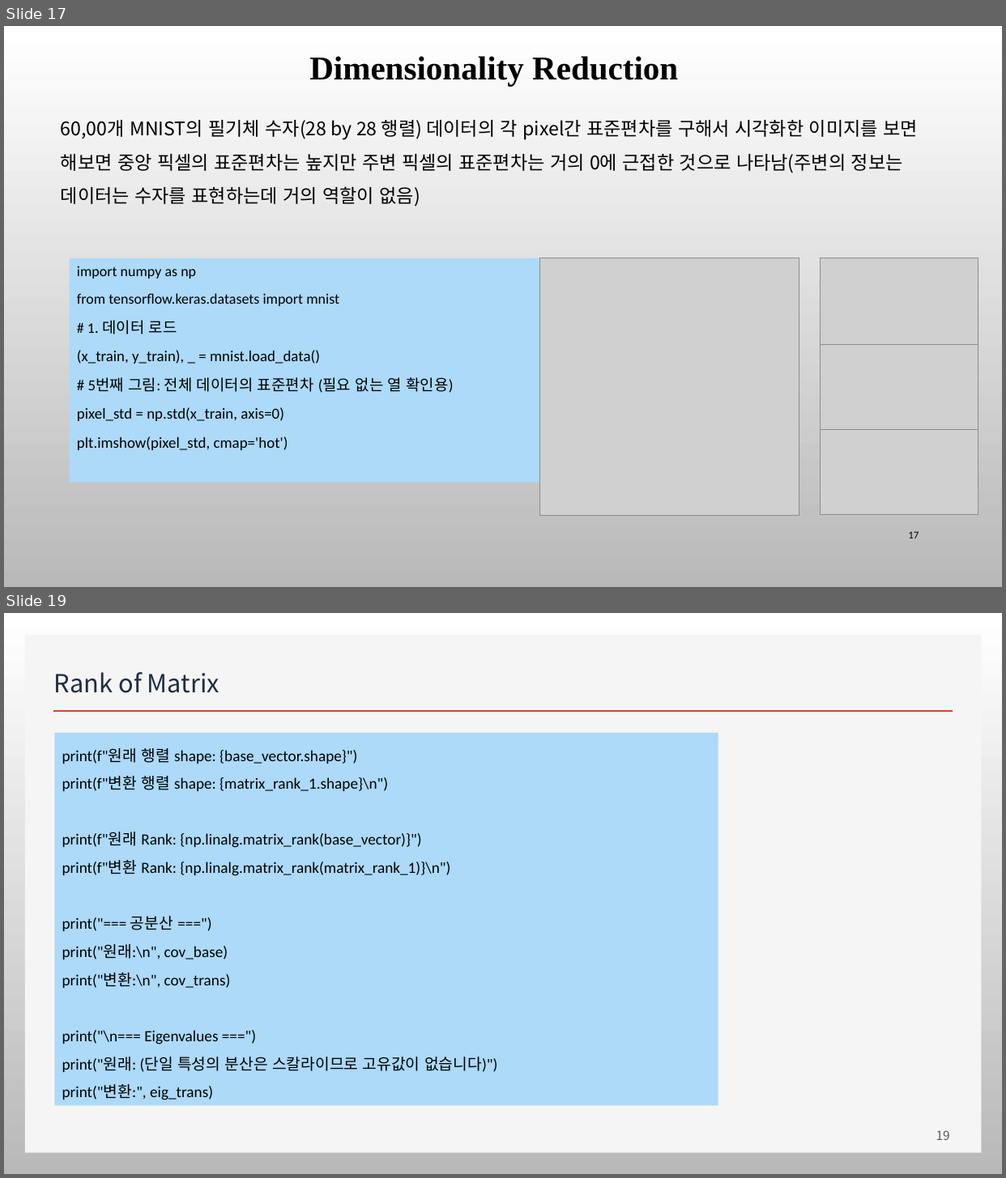
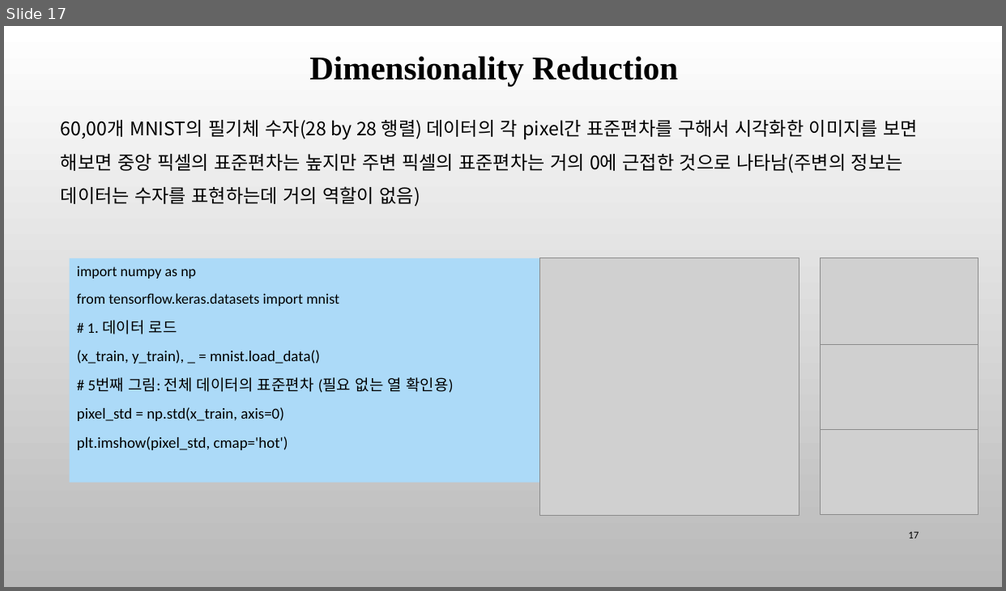
Before and after one commit to ancestor9/mathematics-for-machine-learning, a slide deck: Linear_Algebra/w5_PCA_linear_transformation.pptx. Shown one above the other, each under a label of ours: slides 17 and 19 before the commit, slide 17 after it; the slides between them are not shown. The pictures are 1006x1178 and 1006x591 pixels, drawn with LibreOffice and Linux fonts; fonts in the diff are those of the drawing; grey boxes stand for pictures; background and template pictures are left out. Boxes give left, top, right and bottom in pixels: in the first picture for what was removed or moved away, otherwise in the second. Text is boxed around its words. In the diff, an @@ line names an element or a change of style, - is before the commit and + after.

```diff
--- a/Linear_Algebra/w5_PCA_linear_transformation.pptx
+++ b/Linear_Algebra/w5_PCA_linear_transformation.pptx
@@ slide 19 removed at box(4, 613, 1002, 1174), background picture (left out) @@
@@ rectangle removed at box(25, 635, 982, 1153) @@
@@ title removed at box(54, 672, 219, 693) @@
-Rank of Matrix
@@ line removed from (53, 711) to (953, 711) @@
@@ rectangle removed at box(55, 733, 719, 1105) @@
-print(f"원래 행렬 shape: {base_vector.shape}")
-print(f"변환 행렬 shape: {matrix_rank_1.shape}\n")
-print(f"원래 Rank: {np.linalg.matrix_rank(base_vector)}")
-print(f"변환 Rank: {np.linalg.matrix_rank(matrix_rank_1)}\n")
-print("=== 공분산 ===")
-print("원래:\n", cov_base)
-print("변환:\n", cov_trans)
-print("\n=== Eigenvalues ===")
-print("원래: (단일 특성의 분산은 스칼라이므로 고유값이 없습니다)")
-print("변환:", eig_trans)
@@ page number removed at box(936, 1131, 950, 1140) @@
-19
```
Also in this commit, not shown: 1 slide changed, 2 other slides removed.
